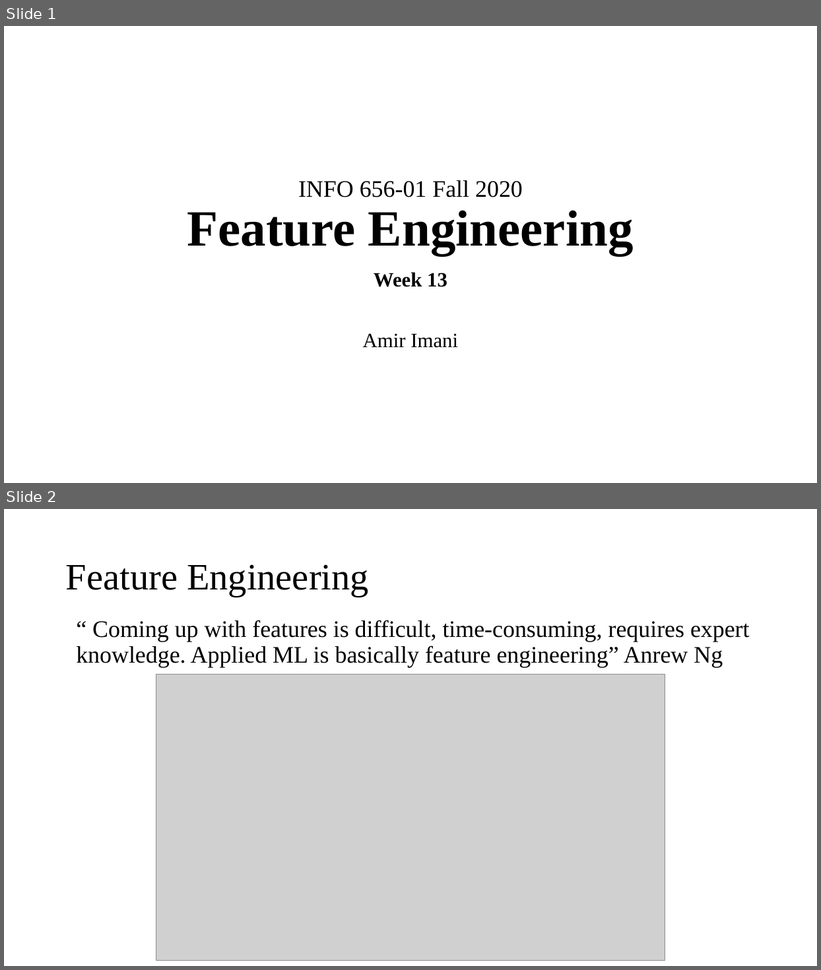
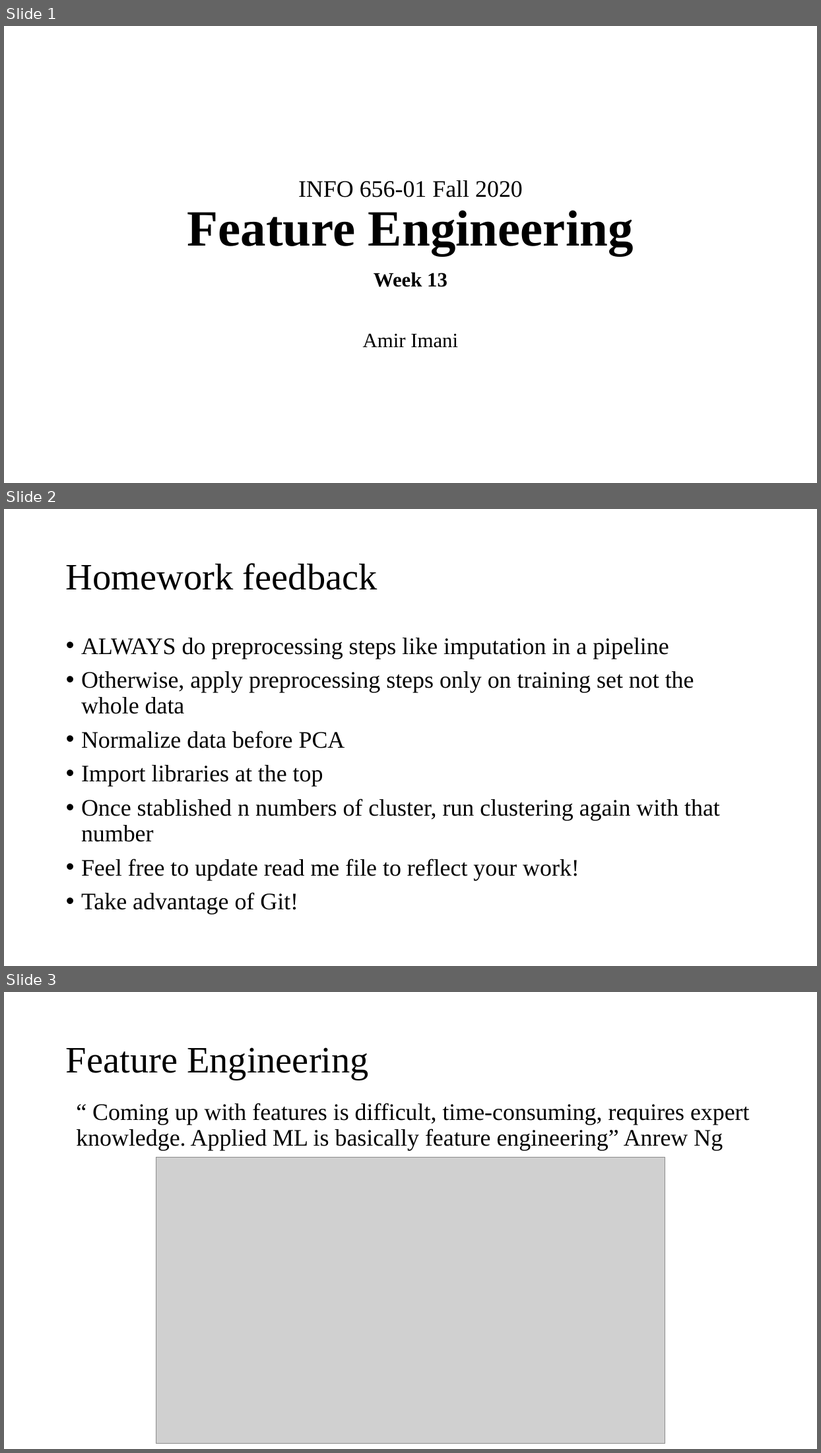
Before and after one commit to Amirosimani/Machine_Learning_Pratt, a slide deck: course slides/week_13.pptx. Shown one above the other, each under a label of ours: slides 1 and 2 before the commit, slides 1, 2 and 3 after it. The pictures are 821x970 and 821x1453 pixels, drawn with LibreOffice and Linux fonts; fonts in the diff are those of the drawing; grey boxes stand for pictures. Boxes give left, top, right and bottom in pixels: in the first picture for what was removed or moved away, otherwise in the second. Text is boxed around its words. In the diff, an @@ line names an element or a change of style, - is before the commit and + after.

Commit message:
week 13 slides + lab

```diff
--- a/course slides/week_13.pptx
+++ b/course slides/week_13.pptx
@@ slide 2 added at <box>4,509,817,966</box>, background #FFFFFF @@
@@ title added at <box>66,563,378,590</box>, 44 pt, text #000000 @@
+Homework feedback
@@ text added at <box>81,638,720,915</box>, 28 pt, text #000000 @@
+• ALWAYS do preprocessing steps like imputation in a pipeline
+• Otherwise, apply preprocessing steps only on training set not the whole data
+• Normalize data before PCA
+• Import libraries at the top
+• Once stablished n numbers of cluster, run clustering again with that number
+• Feel free to update read me file to reflect your work!
+• Take advantage of Git!
@@ what was slide 2 is now slide 3 @@
```
Also in this commit, not shown: 2 other files.
